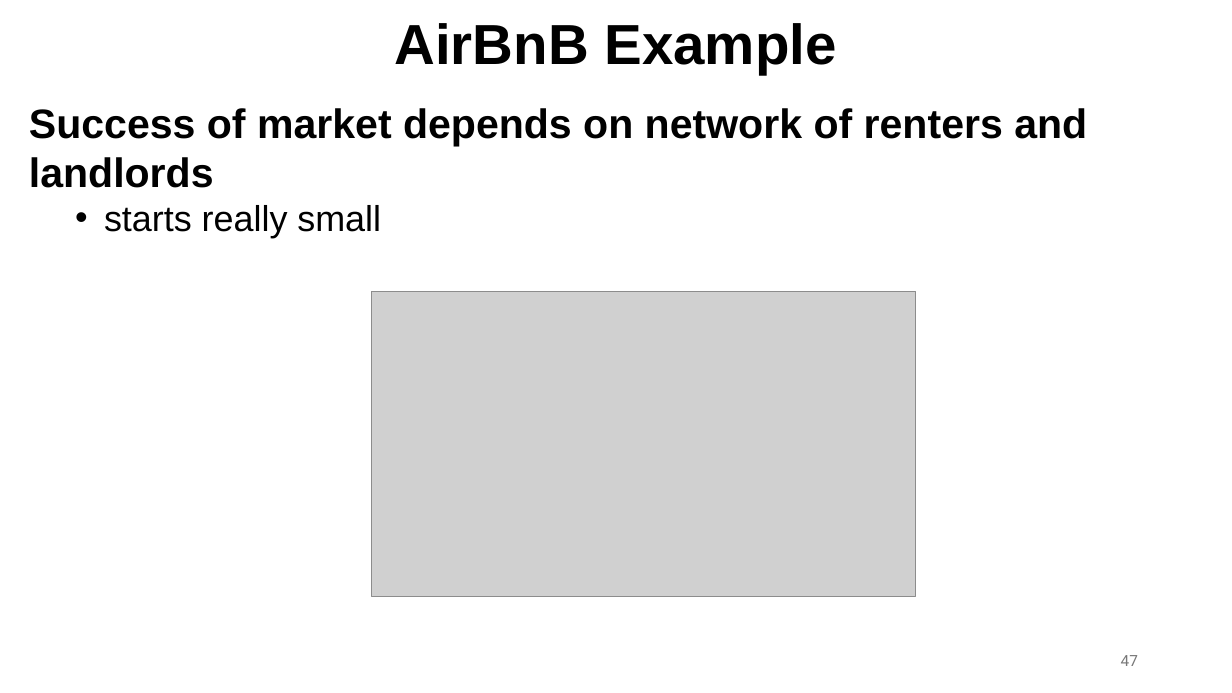
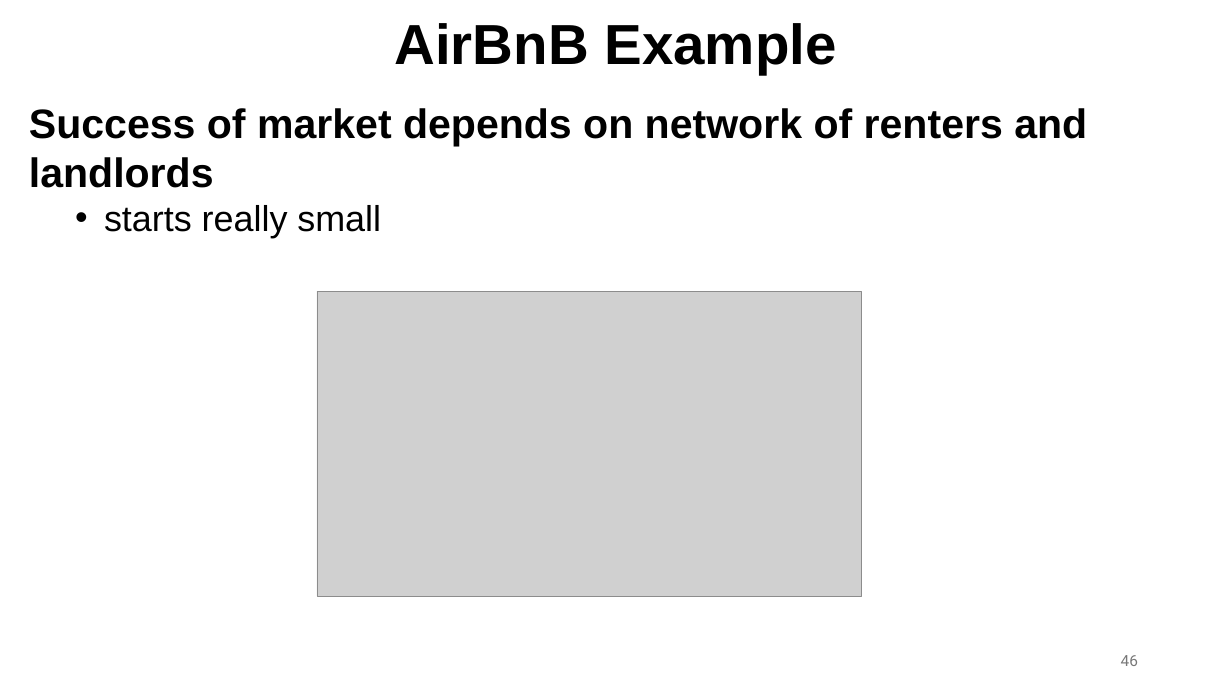
Before and after one commit to ec528/ec528.github.io, a slide deck: slide 46 of slides/fall26/1-introduction.pptx (slide 47 before the commit). Drawn at 1232x693 pixels with LibreOffice and Linux fonts; fonts in the diff are those of the drawing; grey boxes stand for pictures. Boxes give left, top, right and bottom in pixels: in the first picture for what was removed or moved away, otherwise in the second. Text is boxed around its words. In the diff, an @@ line names an element or a change of style, - is before the commit and + after.

```diff
--- a/slides/fall26/1-introduction.pptx
+++ b/slides/fall26/1-introduction.pptx
@@ picture: place and size @@
-picture at [372, 291, 916, 596]
+picture at [317, 291, 861, 596]
@@ page number at [1121, 655, 1138, 666]: text changed @@
-47
+46
```
Also in this commit, not shown: 2 other slides changed, 1 slide removed, 2 other files.
